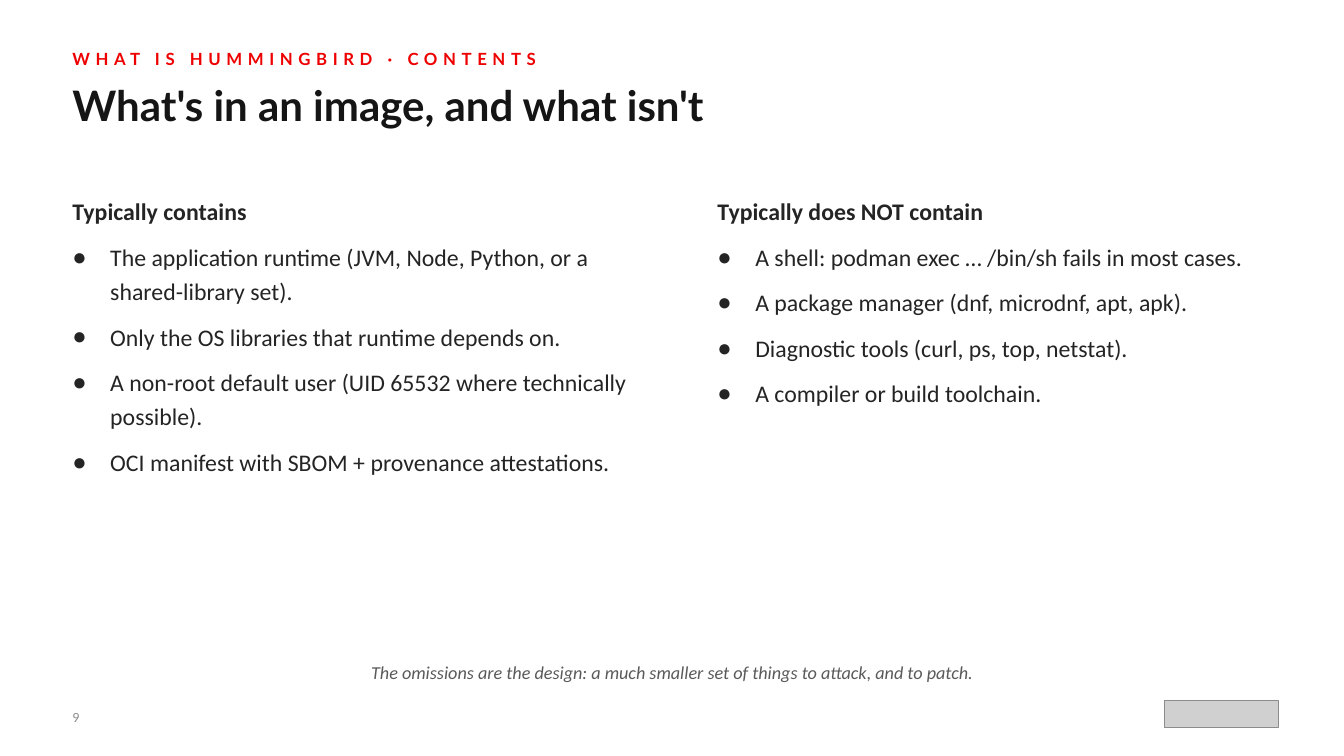
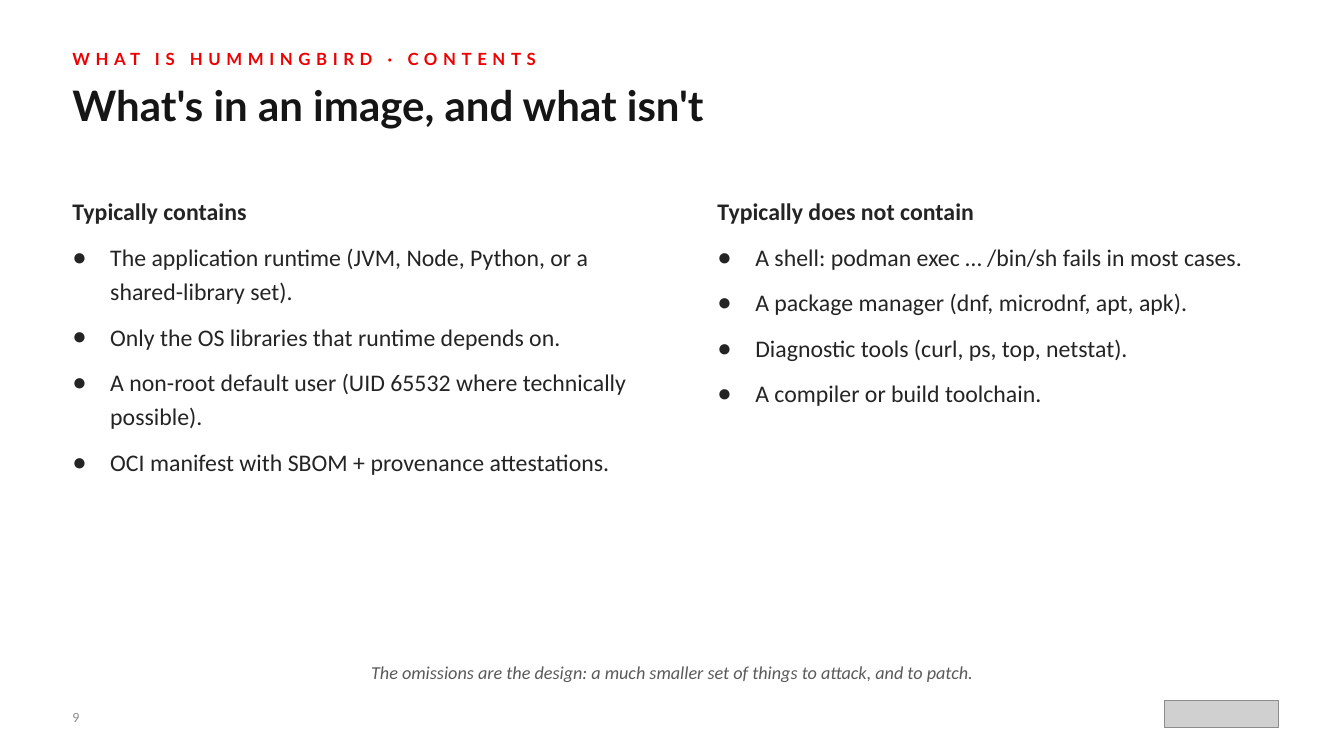
Before and after one commit to patterncatalyst/hummingbird-tutorial, a slide deck: slide 9 of presentations/hummingbird-overview.pptx. Drawn at 1344x756 pixels with LibreOffice and Linux fonts; fonts in the diff are those of the drawing; grey boxes stand for pictures. Boxes give left, top, right and bottom in pixels: in the first picture for what was removed or moved away, otherwise in the second. Text is boxed around its words. In the diff, an @@ line names an element or a change of style, - is before the commit and + after.

```diff
--- a/presentations/hummingbird-overview.pptx
+++ b/presentations/hummingbird-overview.pptx
@@ text at box(717, 203, 974, 224): text changed @@
-Typically does NOT contain
+Typically does not contain
```
Also in this commit, not shown: 3 other slides changed, 25 other files.
